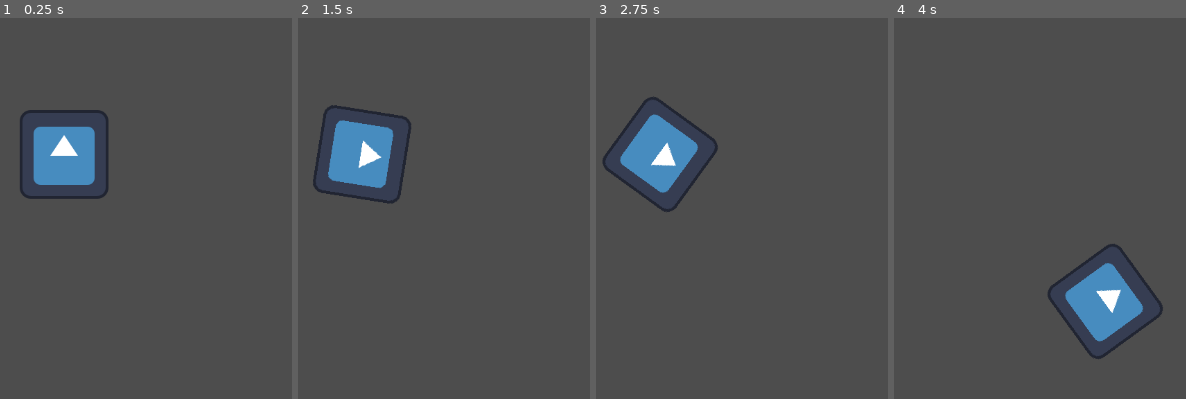
Above: before the commit, frames 1-4 (left to right).
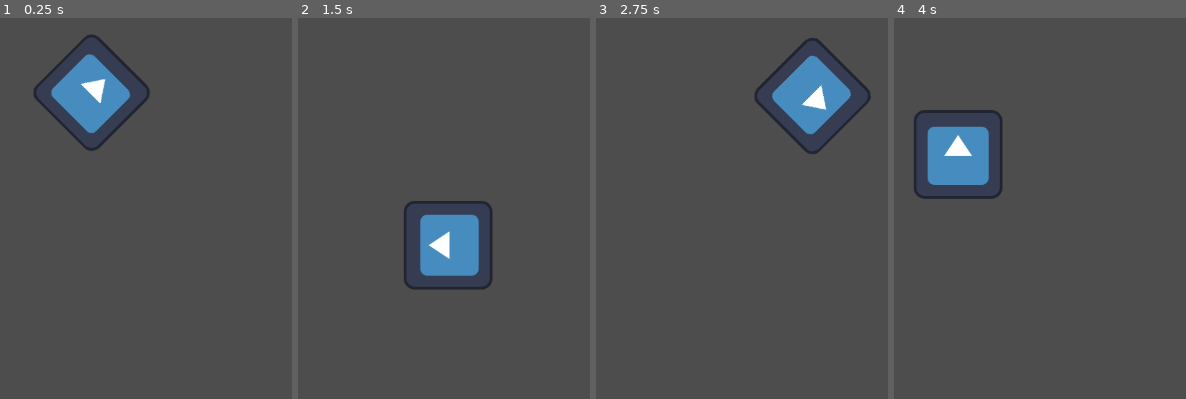
Above: after the commit, the same moments.

Repository: evneis/godot-learning-sandbox
Game: Godot game, scene res://sprite.tscn
The game is run twice, just before and just after one commit, with the same random seed, the same clock (stepped at 60 frames per second) and the same inputs. The engine's default icon, where the game draws it, is replaced by a stand-in: a white triangle on a blue panel in a dark square.
Inputs:
- Up to frame 1 (0.25 s): no input
- Up to frame 2 (1.5 s): hold Right (ui_right) 0.53-1.28 s; hold Left (ui_left) from 1.28 s (still down)
- Up to frame 3 (2.75 s): release Left (ui_left) at 2.03 s; hold Right (ui_right) from 2.03 s (still down)
- Up to frame 4 (4 s): release Right (ui_right) at 2.78 s; hold Up (ui_up) 2.78-3.53 s; hold Left (ui_left) from 3.53 s (still down)

The runs differ from the first frame. In frame 1, 7.8% of the frame differs, in the area x 6-52%, y 4-48%; in frame 2, 8.3%; in frame 3, 8.3%, in the area x 2-95%, y 5-51%; in frame 4, 8.3%.

Commit message:
button + signl

Diff:
--- /dev/null
+++ b/node_2d.tscn
@@ -0,0 +1,20 @@
+[gd_scene load_steps=2 format=3 uid="uid://wpilq57rb5c3"]
+
+[ext_resource type="PackedScene" uid="uid://bosou7nbpgjg1" path="res://sprite.tscn" id="1_wtcfe"]
+
+[node name="Node2D" type="Node2D"]
+
+[node name="Sprite2D" parent="." instance=ExtResource("1_wtcfe")]
+position = Vector2(819, 437)
+
+[node name="Timer" type="Timer" parent="Sprite2D"]
+
+[node name="Button" type="Button" parent="."]
+offset_left = 126.0
+offset_top = 84.0
+offset_right = 262.0
+offset_bottom = 137.0
+text = "Toggle Motion
+"
+
+[connection signal="pressed" from="Button" to="Sprite2D" method="_on_button_pressed"]
--- a/sprite.gd
+++ b/sprite.gd
@@ -2,14 +2,21 @@
 var speed = 400
 var angular_speed = PI
 
+# func _process(delta):
+# 	var direction = 0
+# 	if Input.is_action_pressed("ui_left"):
+# 		direction = -1
+# 	if Input.is_action_pressed("ui_right"):
+# 		direction = 1
+# 	rotation += angular_speed * direction * delta
+# 	var velocity = Vector2.ZERO
+# 	if Input.is_action_pressed("ui_up"):
+# 		velocity = Vector2.UP.rotated(rotation) * speed
+# 	position += velocity * delta
 func _process(delta):
-	var direction = 0
-	if Input.is_action_pressed("ui_left"):
-		direction = -1
-	if Input.is_action_pressed("ui_right"):
-		direction = 1
-	rotation += angular_speed * direction * delta
-	var velocity = Vector2.ZERO
-	if Input.is_action_pressed("ui_up"):
-		velocity = Vector2.UP.rotated(rotation) * speed
+	rotation += angular_speed * delta
+	var velocity = Vector2.UP.rotated(rotation) * speed
 	position += velocity * delta
+
+func _on_button_pressed() -> void:
+	set_process(not is_processing())
